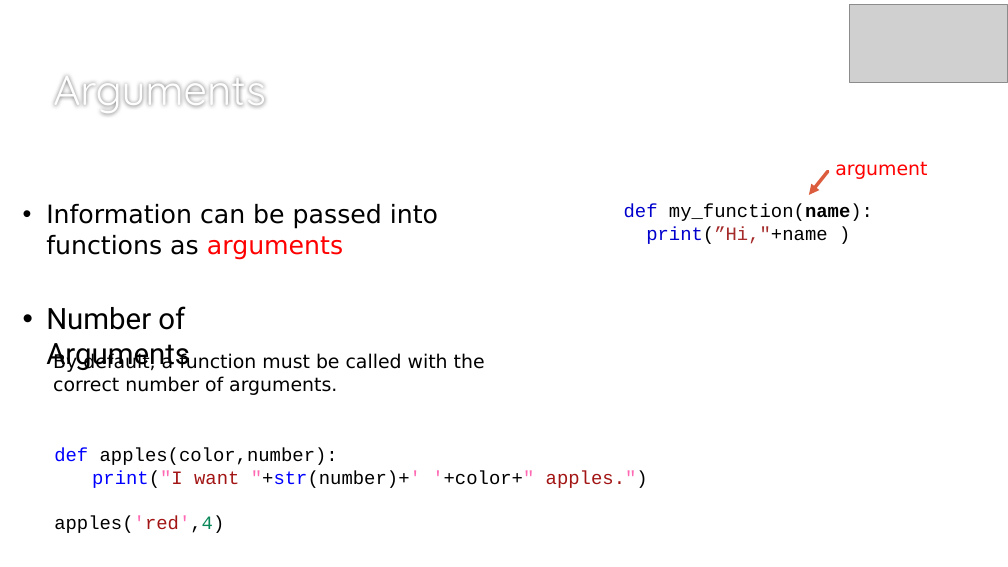
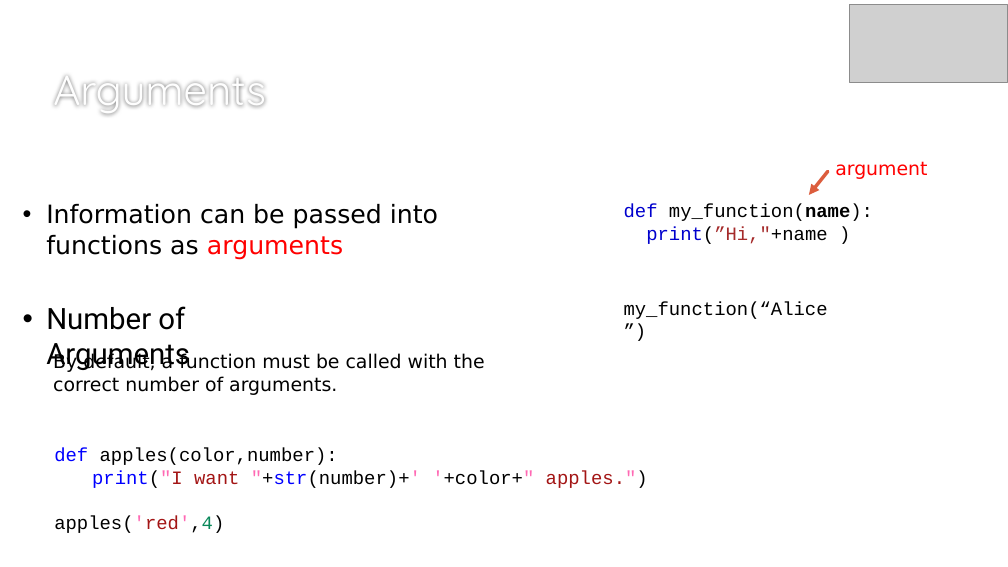
Before and after one commit to bigbrainacademy/python4kids, a slide deck: slide 3 of lec06/lec06.pptx. Drawn at 1008x567 pixels with LibreOffice and Linux fonts; fonts in the diff are those of the drawing; grey boxes stand for pictures; background and template pictures are left out. Boxes give left, top, right and bottom in pixels: in the first picture for what was removed or moved away, otherwise in the second. Text is boxed around its words. In the diff, an @@ line names an element or a change of style, - is before the commit and + after.

```diff
--- a/lec06/lec06.pptx
+++ b/lec06/lec06.pptx
@@ text added at (624, 301, 828, 319), 18 pt, text #000000 @@
+my_function(“Alice”)
```
Also in this commit, not shown: 1 other slide changed, 5 other files.
